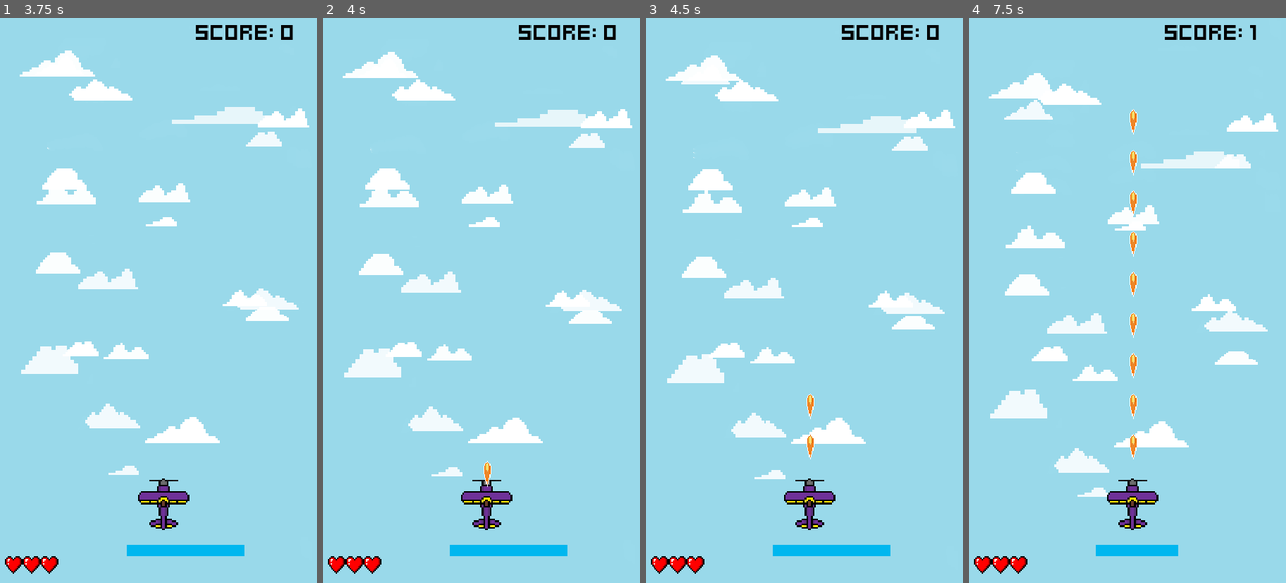
Above: before the commit, frames 1-4 (left to right).
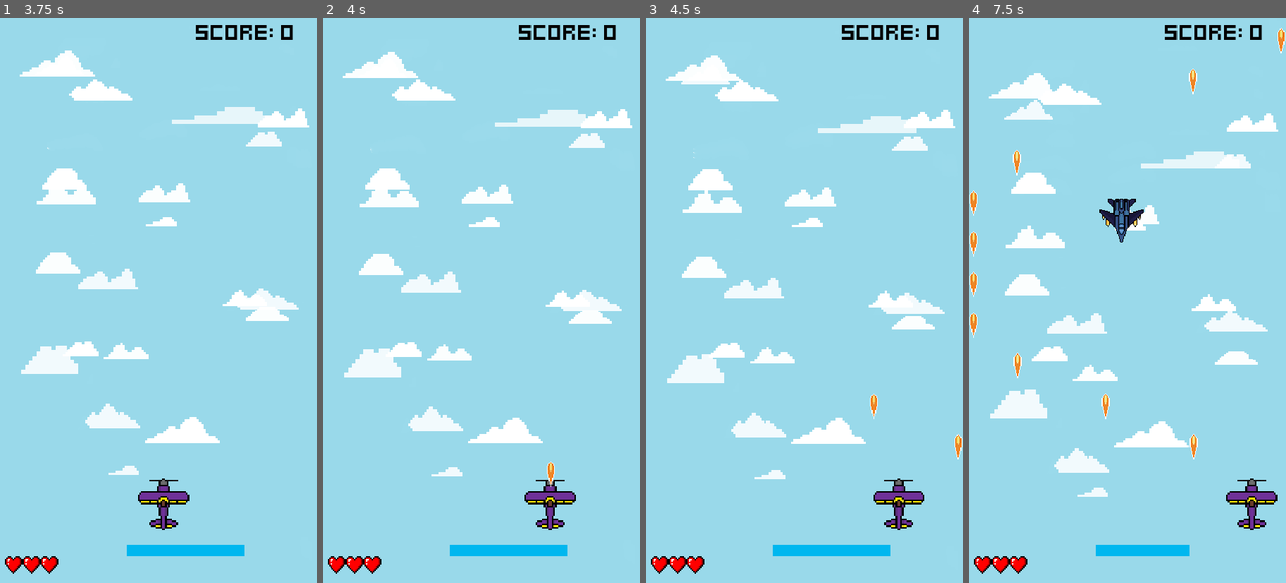
Above: after the commit, the same moments.

Repository: edmundyu2008/LeBombJames
Game: Godot game, scene res://UI/main_menu.tscn
Same seed, same stepped clock (60 frames per second), same inputs: the game is played once before the commit and once after it.
Inputs (mouse positions are in pixels of both pictures, inside the frame that each line leads up to):
- Up to frame 1 (3.75 s): click (88, 311) at 0.5 s; tap Enter (ui_accept) at 1.25, 1.52, 2.27 s; hold D (ui_right, bound only after the commit) 1.28-2.03 s; hold A (ui_left, bound only after the commit) 2.03-2.78 s; hold D (ui_right, bound only after the commit) from 2.78 s (still down)
- Up to frame 2 (4 s): keep holding D (ui_right, bound only after the commit); tap Enter (ui_accept) at 3.77 s
- Up to frame 3 (4.5 s): release D (ui_right, bound only after the commit) at 4.28 s; hold A (ui_left, bound only after the commit) from 4.28 s (still down)
- Up to frame 4 (7.5 s): tap Enter (ui_accept) at 4.52, 5.27, 6.77 s; release A (ui_left, bound only after the commit) at 6.53 s; hold D (ui_right, bound only after the commit) from 6.53 s (still down)

Frame 1 is identical in both runs. In frame 2, 1.5% of the frame differs, in the area x 43-80%, y 78-91%; in frame 3, 1.6%; in frame 4, 3.4%, in the area x 0-100%, y 1-96%.

Commit message:
does not die at 0 energy

Diff:
--- a/components/player_energy.gd
+++ b/components/player_energy.gd
@@ -5,5 +5,8 @@
 
 @export var adjust_amount = 1
 
-func adjust_player_energy(amount:int = adjust_amount):
+func lose_player_energy(amount:int = adjust_amount):
 	game_stats.player_energy -= amount
+
+func gain_player_energy(amount:int = adjust_amount):
+	game_stats.player_energy += amount
--- a/opps/enemydallas.gd
+++ b/opps/enemydallas.gd
@@ -10,9 +10,11 @@
 
 
 
+
 func _ready() -> void:
 	stats_component.no_health.connect(func():
 		score_component.adjust_score()
+
 	)
 	visible_on_screen_notifier_2d.screen_exited.connect(queue_free)
 	hitbox_component.hit_hurtbox.connect(queue_free.unbind(1))
--- a/opps/opps_dallas.gd
+++ b/opps/opps_dallas.gd
@@ -10,6 +10,7 @@
 
 
 
+
 func _ready() -> void:
 	stats_component.no_health.connect(func():
 		score_component.adjust_score()
--- a/player_plane/PlayerStatsComponent.gd
+++ b/player_plane/PlayerStatsComponent.gd
@@ -8,10 +8,9 @@
 
 @export var player_energy: int = 10:
 	set(value):
-		energy = value
+		player_energy = value
 		player_energy_changed.emit(player_energy_changed)
 		if player_energy == 0: player_no_energy.emit()
-
 
 signal player_health_changed(new_health)
 signal player_no_health()
--- a/player_plane/plane.gd
+++ b/player_plane/plane.gd
@@ -18,10 +18,10 @@
 		player_health.adjust_player_health()
 )
 	player_energy_component.player_energy_changed.connect(func():
-		player_energy.adjust_player_energy()
+		player_energy.lose_player_energy()
 )
 	energy_timer.timeout.connect(func():
-		player_energy.adjust_player_energy()
+		player_energy.lose_player_energy()
 )
 
 func fire_lasers() -> void:
--- a/player_plane/plane.tscn
+++ b/player_plane/plane.tscn
@@ -40,6 +40,17 @@
 [node name="PlayerHealthComponent" type="Node" parent="."]
 script = ExtResource("12_bmr8r")
 
+[node name="PlayerHealth" type="Node" parent="."]
+script = ExtResource("13_gr61j")
+game_stats = ExtResource("14_imwu1")
+
+[node name="PlayerEnergyComponent" type="Node" parent="."]
+script = ExtResource("15_r47fi")
+
+[node name="PlayerEnergy" type="Node" parent="."]
+script = ExtResource("16_5f4ql")
+game_stats = ExtResource("14_imwu1")
+
 [node name="AnimatedSprite2D" type="AnimatedSprite2D" parent="."]
 position = Vector2(0, 4.76837e-07)
 scale = Vector2(1.3625, 1.375)
@@ -66,6 +77,10 @@
 [node name="Muzzle" type="Marker2D" parent="."]
 position = Vector2(0, -33)
 
+[node name="EnergyTimer" type="Timer" parent="."]
+wait_time = 1.5
+autostart = true
+
 [node name="FireRateTimer" type="Timer" parent="."]
 wait_time = 0.3
 autostart = true
@@ -83,17 +98,3 @@
 script = ExtResource("12_ledul")
 player_health_component = NodePath("../PlayerHealthComponent")
 hurtbox_component = NodePath("../HurtboxComponent")
-
-[node name="PlayerHealth" type="Node" parent="."]
-script = ExtResource("13_gr61j")
-game_stats = ExtResource("14_imwu1")
-
-[node name="PlayerEnergyComponent" type="Node" parent="."]
-script = ExtResource("15_r47fi")
-
-[node name="PlayerEnergy" type="Node" parent="."]
-script = ExtResource("16_5f4ql")
-game_stats = ExtResource("14_imwu1")
-
-[node name="EnergyTimer" type="Timer" parent="."]
-autostart = true
--- a/project.godot
+++ b/project.godot
@@ -37,6 +37,20 @@
 
 [input]
 
+ui_left={
+"deadzone": 0.5,
+"events": [Object(InputEventKey,"resource_local_to_scene":false,"resource_name":"","device":-1,"window_id":0,"alt_pressed":false,"shift_pressed":false,"ctrl_pressed":false,"meta_pressed":false,"pressed":false,"keycode":65,"physical_keycode":0,"key_label":0,"unicode":97,"echo":false,"script":null)
+, Object(InputEventJoypadButton,"resource_local_to_scene":false,"resource_name":"","device":0,"button_index":13,"pressure":0.0,"pressed":false,"script":null)
+, Object(InputEventJoypadMotion,"resource_local_to_scene":false,"resource_name":"","device":0,"axis":0,"axis_value":-1.0,"script":null)
+]
+}
+ui_right={
+"deadzone": 0.5,
+"events": [Object(InputEventKey,"resource_local_to_scene":false,"resource_name":"","device":-1,"window_id":0,"alt_pressed":false,"shift_pressed":false,"ctrl_pressed":false,"meta_pressed":false,"pressed":false,"keycode":68,"physical_keycode":0,"key_label":0,"unicode":100,"echo":false,"script":null)
+, Object(InputEventJoypadButton,"resource_local_to_scene":false,"resource_name":"","device":0,"button_index":14,"pressure":0.0,"pressed":false,"script":null)
+, Object(InputEventJoypadMotion,"resource_local_to_scene":false,"resource_name":"","device":0,"axis":0,"axis_value":1.0,"script":null)
+]
+}
 escape={
 "deadzone": 0.5,
 "events": [Object(InputEventKey,"resource_local_to_scene":false,"resource_name":"","device":0,"window_id":0,"alt_presse …(181 unchanged characters)…
